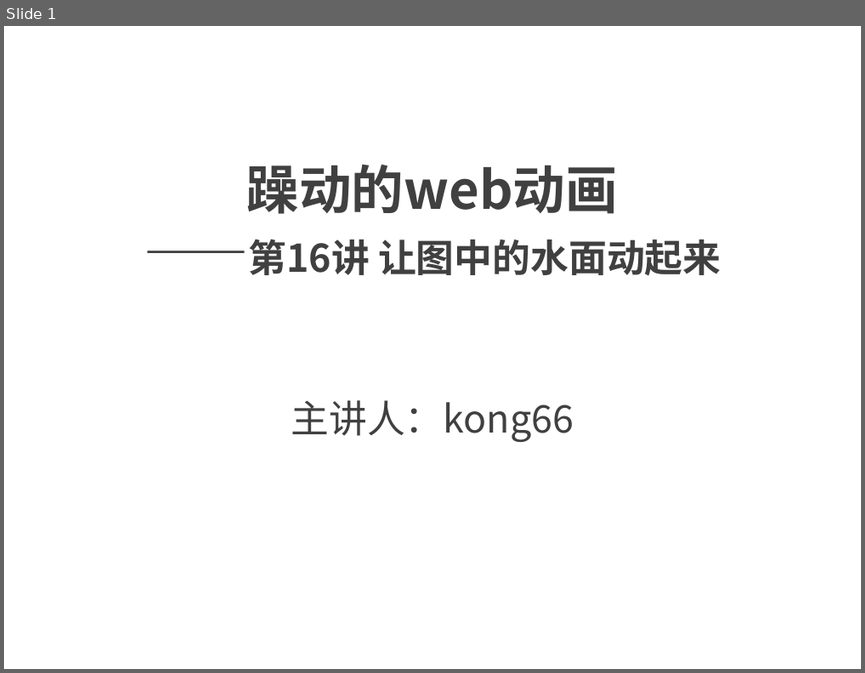
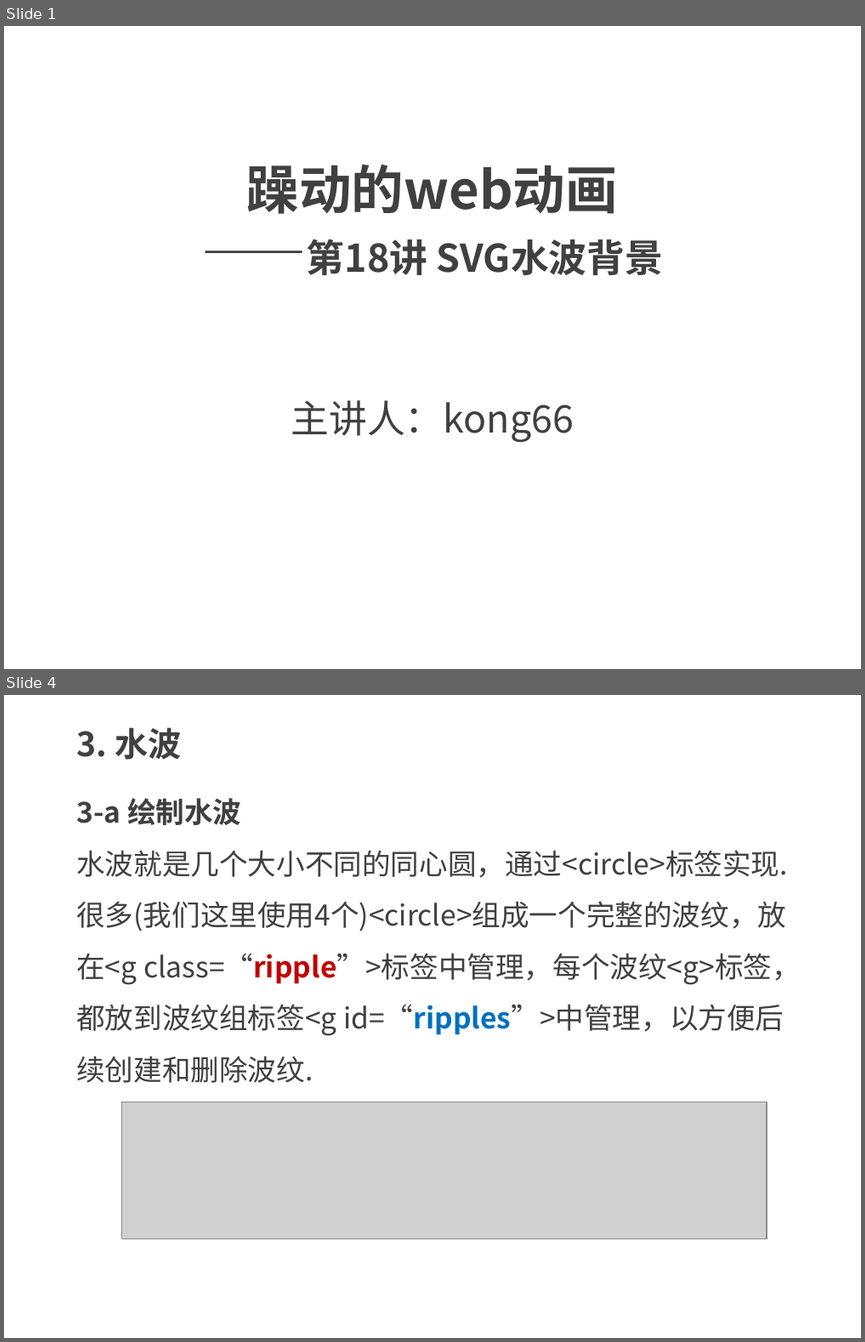
Before and after one commit to kong66/webAni, a slide deck: 18-svg-filter-water-wave/18.pptx. Shown one above the other, each under a label of ours: slide 1 before the commit, slides 1 and 4 after it; the slides between them are not shown. The pictures are 865x673 and 865x1342 pixels, drawn with LibreOffice and Linux fonts; fonts in the diff are those of the drawing; grey boxes stand for pictures. Boxes give left, top, right and bottom in pixels: in the first picture for what was removed or moved away, otherwise in the second. Text is boxed around its words. In the diff, an @@ line names an element or a change of style, - is before the commit and + after.

```diff
--- a/18-svg-filter-water-wave/18.pptx
+++ b/18-svg-filter-water-wave/18.pptx
@@ slide 4 added at (4, 695, 861, 1338), background #FFFFFF @@
@@ text added at (76, 727, 181, 760), 28 pt, text #404040, bold @@
+3. 水波
@@ text added at (76, 798, 800, 1083), 24 pt, text #404040 @@
+3-a 绘制水波
+水波就是几个大小不同的同心圆，通过<circle>标签实现.很多(我们这里使用4个)<circle>组成一个完整的波纹，放在<g class=“ripple”>标签中管理，每个波纹<g>标签，都放到波纹组标签<g id=“ripples”>中管理，以方便后续创建和删除波纹.
@@ picture added at (122, 1101, 766, 1238) @@
@@ slide 1 changed as well @@
@@ title at (247, 164, 664, 275): text changed @@
-躁动的web动画
-——第16讲 让图中的水面动起来
+躁动的web动画
+——第18讲 SVG水波背景
```
Also in this commit, not shown: 2 other slides changed, 18 other slides added, 11 slides removed, 7 other files.
